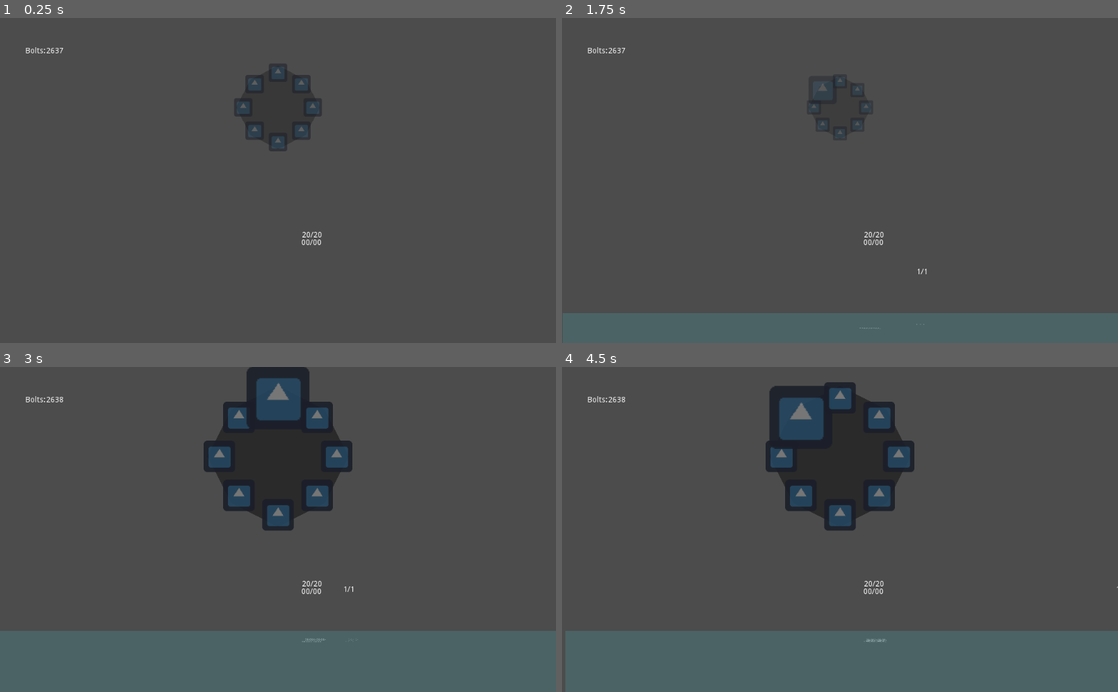
Above: before the commit, frames 1-4 (two rows, left to right).
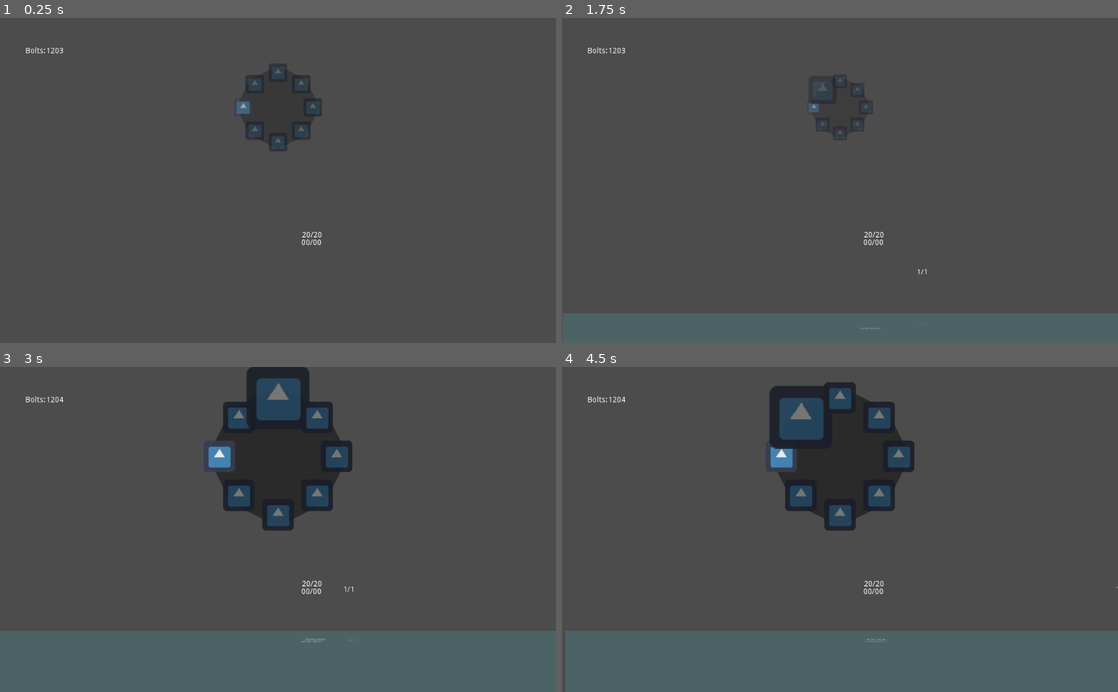
Above: after the commit, the same moments.

Repository: Galomortal47/Metroidvania
Game: Godot game, scene res://Test/Test.tscn
The game is run twice, just before and just after one commit, with the same random seed, the same clock (stepped at 60 frames per second) and the same inputs. The project has no main scene, so this scene is started directly. The engine's default icon, where the game draws it, is replaced by a stand-in: a white triangle on a blue panel in a dark square.
Inputs (mouse positions are in pixels of both pictures, inside the frame that each line leads up to):
- Up to frame 1 (0.25 s): no input
- Up to frame 2 (1.75 s): tap Enter (ui_accept) at 0.5, 0.77, 1.52 s; move the mouse to (962, 164) at 0.52 s; hold Right (ui_right) 0.53-1.28 s; hold Z (ui_select) 0.53-1.28 s; move the mouse to (728, 196) at 1.27 s; hold Down (ui_down) from 1.28 s (still down); tap Z (ui_select) at 1.35 s
- Up to frame 3 (3 s): move the mouse to (333, 458) at 2.02 s; release Down (ui_down) at 2.03 s; hold Right (ui_right) 2.03-2.78 s; hold Z (ui_select) 2.03-2.78 s; move the mouse to (250, 594) at 2.77 s; hold Up (ui_up) from 2.78 s (still down); tap Z (ui_select) at 2.85 s
- Up to frame 4 (4.5 s): tap Enter (ui_accept) at 3.02, 3.77 s; move the mouse to (1006, 578) at 3.52 s; release Up (ui_up) at 3.53 s; hold Z (ui_select) 3.53-4.28 s; hold Left (ui_left) from 3.53 s (still down); move the mouse to (673, 480) at 4.27 s; tap Z (ui_select) at 4.35 s

The runs differ from the first frame. In frame 1, 0.1% of the frame differs, in the area x 8-55%, y 9-34%; in frame 2, less than 0.1%; in frame 3, 0.6%, in the area x 8-64%, y 9-85%; in frame 4, 0.5%.

Commit message:
bug fixes

Diff:
--- a/Scripts/Enemy.gd
+++ b/Scripts/Enemy.gd
@@ -10,6 +10,7 @@
 export var damage = 5
 export var health = 20
 var stun = false
+var enemy = preload("res://Scripts/Enemy_class.gd").new()
 var boltspawner = preload("bolt_spawner.gd").new()
 var attack = Vector2(60,0)
 
--- /dev/null
+++ b/Scripts/Enemy_class.gd
@@ -0,0 +1 @@
+extends KinematicBody2D
--- a/Scripts/Mirror.gd
+++ b/Scripts/Mirror.gd
@@ -9,5 +9,5 @@
 
 func _process(delta):
 	if get_parent().has_node("Player"):
-		set_region_rect(Rect2(-get_parent().get_node("Player").get_position().x+get_position().x  ,get_parent().get_node("Player").get_position().y-get_position().y+235,1024,500))
+		set_region_rect(Rect2(-get_parent().get_node("Player").get_global_position().x+get_global_position().x  ,get_parent().get_node("Player").get_global_position().y-get_global_position().y+235,1024,500))
 #	pass
--- a/Scripts/Shop.gd
+++ b/Scripts/Shop.gd
@@ -6,7 +6,7 @@
 var items_n = 7
 
 func _process(delta):
-	if is_colliding():
+	if is_colliding() and Input.is_action_pressed("ui_select"):
 		if Input.is_action_just_pressed("ui_right"):
 			select += 1
 		if Input.is_action_just_pressed("ui_left"):
--- a/Test/Test.tscn
+++ b/Test/Test.tscn
@@ -222,6 +222,7 @@
 [node name="Platform2" parent="Platform" instance=ExtResource( 1 )]
 
 [node name="Platform2" type="Node2D" parent="."]
+editor/display_folded = true
 position = Vector2( 209.068, -1.43201 )
 scale = Vector2( -1, 1 )
 
--- a/project.godot
+++ b/project.godot
@@ -73,8 +73,11 @@
 "events": [ Object(InputEventMouseButton,"resource_local_to_scene":false,"resource_name":"","device":0,"alt":false,"shi …(212 unchanged characters)…
  ]
 }
+pixel={
+"deadzone": 0.5,
+"events": [  ]
+}
 
 [rendering]
 
-quality/2d/use_pixel_snap=true
 environment/default_environment="res://default_env.tres"
--- a/save.json
+++ b/save.json
@@ -1 +1 @@
-{"gun":[false,false,false,false,false,false,false,false],"hp":20,"level":"res://Levels/Test.tscn","money":2637,"position_x":0,"position_y":0,"score":100}
+{"gun":[true,false,false,false,false,false,false,false],"hp":20,"level":"res://Levels/Test.tscn","money":1203,"position_x":0,"position_y":0,"score":100}
